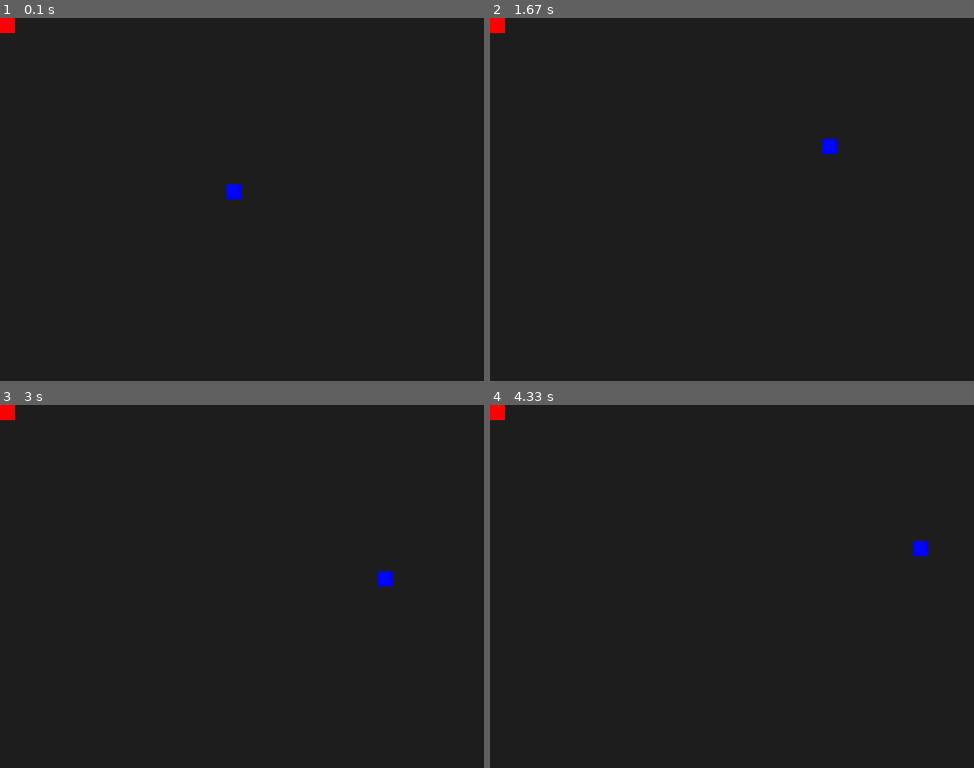
Above: before the commit, frames 1-4 (two rows, left to right).
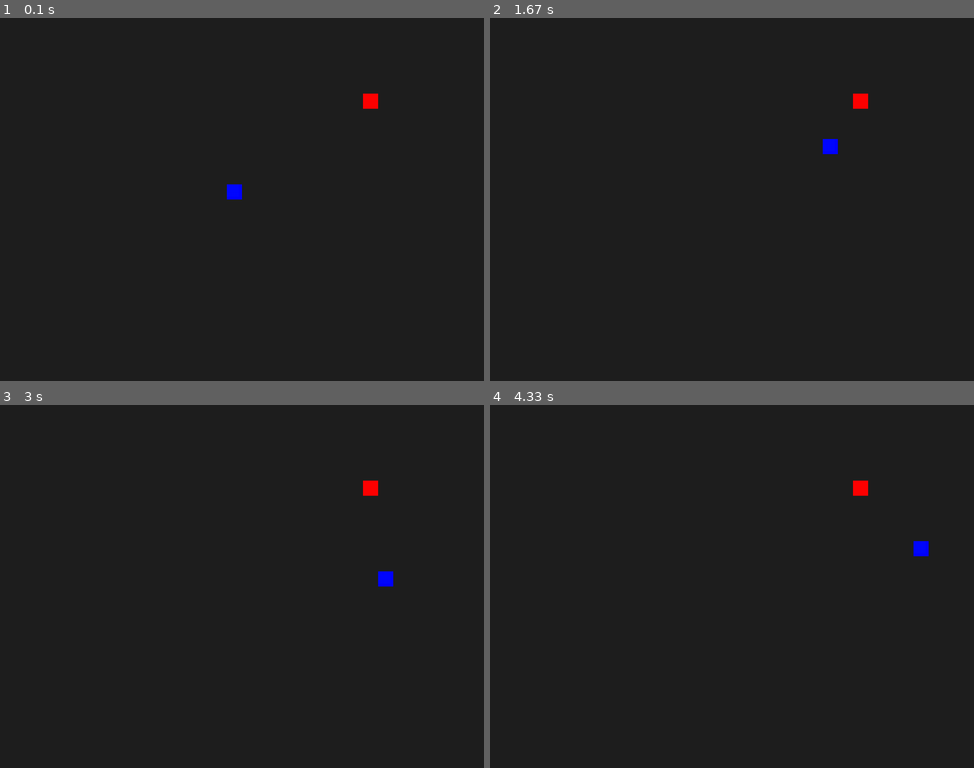
Above: after the commit, the same moments.

Repository: LUDUSLab/stem-games
Game: pygame game, started from natanael.lucena/snake/main.py
Same seed, same stepped clock (60 frames per second), same inputs: the game is played once before the commit and once after it.
Inputs:
- Up to frame 1 (0.1 s): no input
- Up to frame 2 (1.67 s): hold D 0.33-0.8 s; hold W 0.83-1.13 s; hold D 1.17-1.63 s
- Up to frame 3 (3 s): hold S 2.23-2.57 s; hold A from 2.6 s (still down)
- Up to frame 4 (4.33 s): release A at 3 s; hold W 3.03-3.4 s; hold D 3.43-4.07 s; hold S from 4.1 s (still down)

The runs differ from the first frame. In frame 1, 0.3% of the frame differs, in the area x 0-79%, y 0-26%; in frame 2, 0.3%; in frame 3, 0.3%; in frame 4, 0.3%.

Commit message:
Snake catching the apple

Diff:
--- a/natanael.lucena/snake/main.py
+++ b/natanael.lucena/snake/main.py
@@ -1,4 +1,5 @@
 import pygame
+from random import randrange
 
 pygame.init()
 
@@ -82,7 +83,6 @@
 apple_img = img("apple")
 apple = apple_img.get_rect()
 apple_eaten = False
-set_obj_coordinates(apple, 0, 0)
 
 
 def game_loop():
@@ -92,6 +92,9 @@
     game_over = False
     x_move = 0
     y_move = 0
+    food_x = round(randrange(0, window[0] - snake.w)/30)*30
+    food_y = round(randrange(0, window[1] - snake.h)/30)*30
+    set_obj_coordinates(apple, food_x, food_y)
     while not game_close:
         while game_over:
             screen.fill(COLOR_DARK_GREY)
@@ -120,6 +123,10 @@
             game_over = True
         snake.x += x_move
         snake.y += y_move
+        if snake.x == food_x and snake.y == food_y:
+            food_x = round(randrange(0, window[0] - snake.w) / snake.w) * snake.w
+            food_y = round(randrange(0, window[1] - snake.h) / snake.w) * snake.w
+            set_obj_coordinates(apple, food_x, food_y)
         # Update screen
         pygame.display.update()
         game_clock.tick(8)
